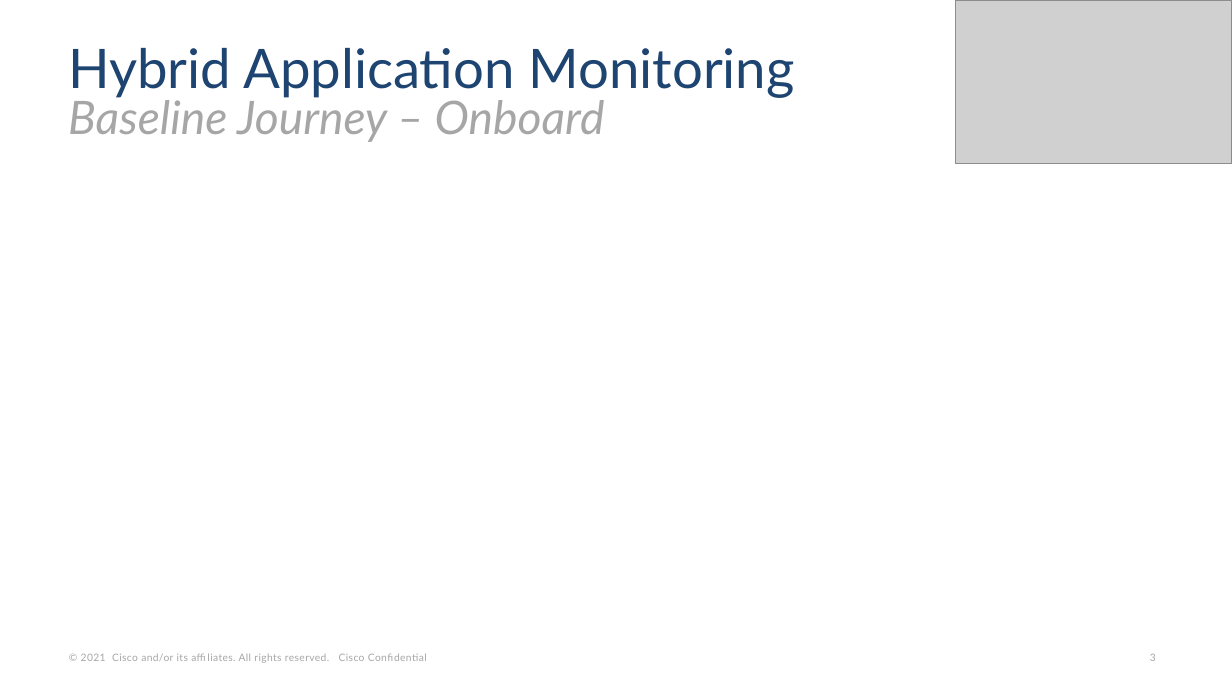
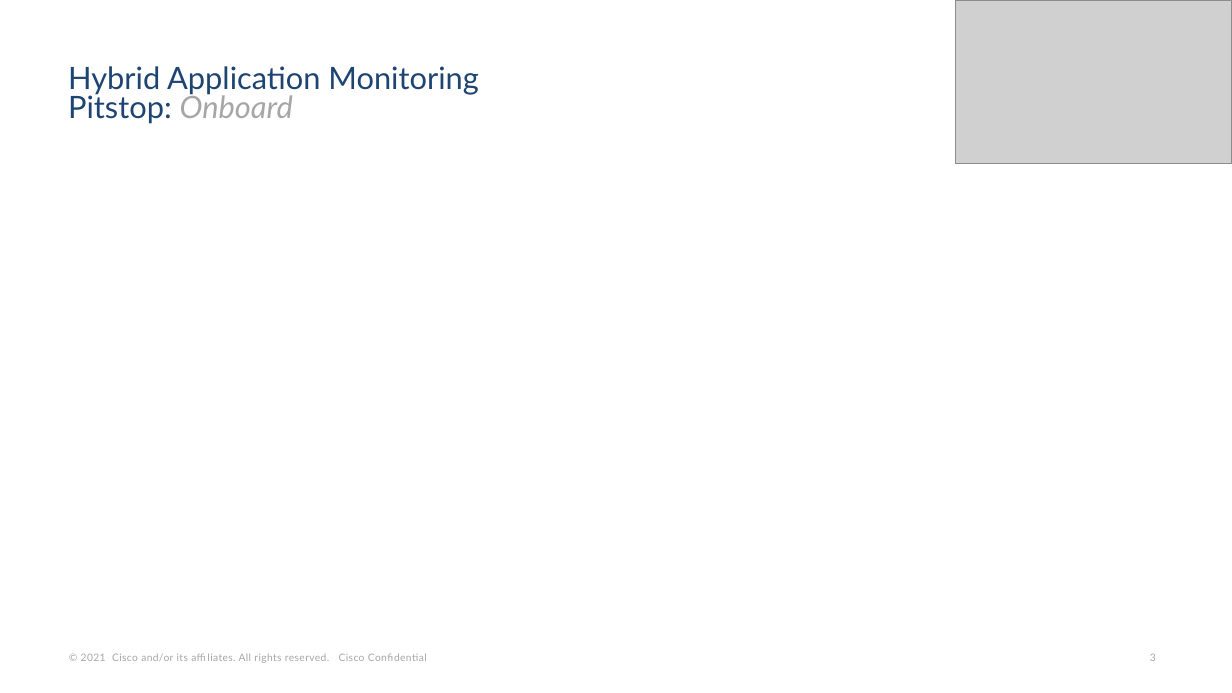
Before and after one commit to Appdynamics/config-assessment-tool, a slide deck: slide 3 of backend/resources/pptAssets/HybridApplicationMonitoringUseCase_template.pptx. Drawn at 1232x693 pixels with LibreOffice and Linux fonts; fonts in the diff are those of the drawing; grey boxes stand for pictures; background and template pictures are left out. Boxes give left, top, right and bottom in pixels: in the first picture for what was removed or moved away, otherwise in the second. Text is boxed around its words. In the diff, an @@ line names an element or a change of style, - is before the commit and + after.

```diff
--- a/backend/resources/pptAssets/HybridApplicationMonitoringUseCase_template.pptx
+++ b/backend/resources/pptAssets/HybridApplicationMonitoringUseCase_template.pptx
@@ title at <box>68,66,478,124</box>: text changed; size 42.5 to 24 pt @@
-Hybrid Application Monitoring
-Baseline Journey – Onboard
+Hybrid Application Monitoring
+Pitstop: Onboard
```
Also in this commit, not shown: 11 other slides changed, 2 other files.
